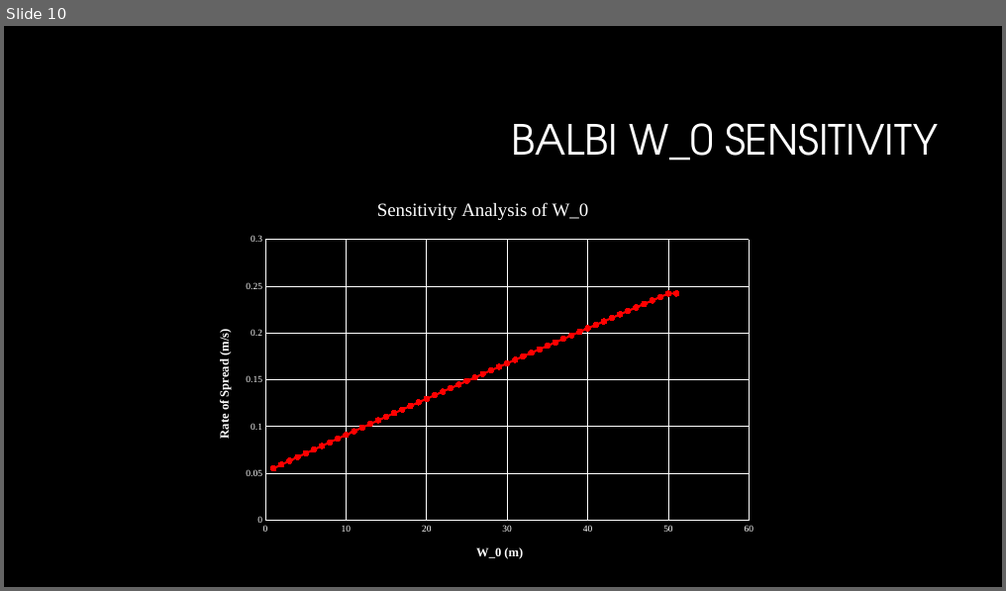
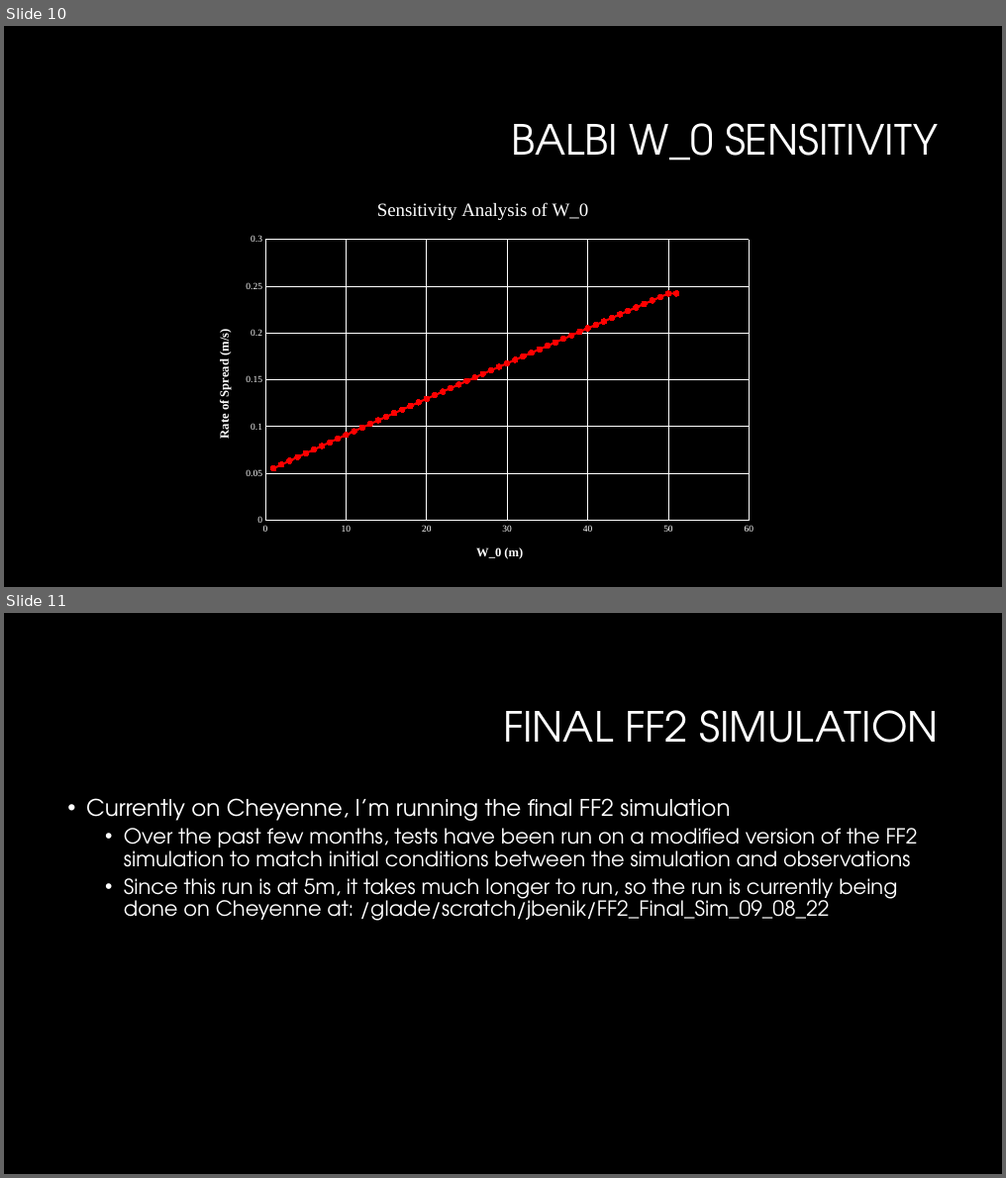
Before and after one commit to Jeremy-Benik/Meeting_Notes, a slide deck: weekly_meetings/09092022_Presentation.pptx. Shown one above the other, each under a label of ours: slide 10 before the commit, slides 10 and 11 after it. The pictures are 1006x591 and 1006x1178 pixels, drawn with LibreOffice and Linux fonts; fonts in the diff are those of the drawing; background and template pictures are left out. Boxes give left, top, right and bottom in pixels: in the first picture for what was removed or moved away, otherwise in the second. Text is boxed around its words. In the diff, an @@ line names an element or a change of style, - is before the commit and + after.

```diff
--- a/weekly_meetings/09092022_Presentation.pptx
+++ b/weekly_meetings/09092022_Presentation.pptx
@@ slide 11 added at bbox=[4, 613, 1002, 1174], background #000000 @@
@@ title added at bbox=[503, 710, 939, 743], 40 pt, text #FFFFFF @@
+FINAL FF2 SIMULATION
@@ text added at bbox=[86, 798, 918, 921], 20 pt, text #FFFFFF @@
+• Currently on Cheyenne, I’m running the final FF2 simulation
+  • Over the past few months, tests have been run on a modified version of the FF2 simulation to match initial conditions between the simulation and observations
+  • Since this run is at 5m, it takes much longer to run, so the run is currently being done on Cheyenne at: /glade/scratch/jbenik/FF2_Final_Sim_09_08_22
```
Also in this commit, not shown: 1 slide changed, 1 other slide added, 1 other file.
